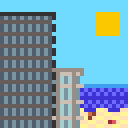
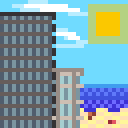
Layered file, before and after one edit (w=128, h=128). Changes by layer:
added layer "OceanShadingOne" (30%) in group "Ocean" over [80, 88, 128, 100]
added layer "SunShadingOne" (49%) in group "Sun" over [88, 4, 128, 44]
added group "Clouds" with 2 layers above "sky" over [12, 0, 88, 48]
added layer "CloudsDetailingOne" (51%) in group "Clouds" over [12, 0, 88, 48]
added layer "Couds Main" in group "Clouds" over [24, 4, 80, 40]
